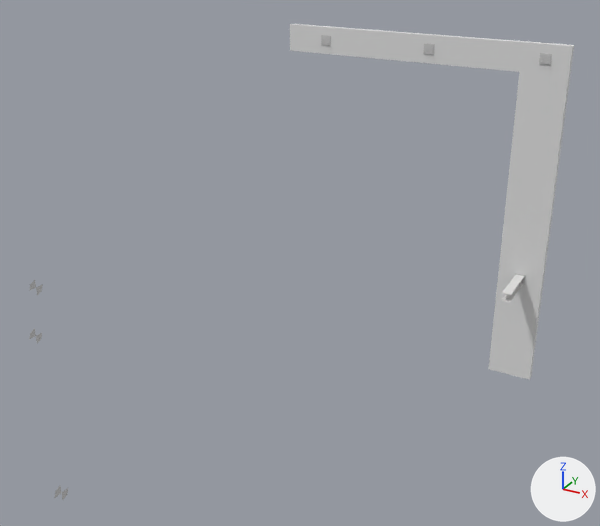
What one commit did to the OBJ model model/weld/weld.obj.
The view is the same before and after, from a 50 mm lens placed at (3.8, -17.4, 5.3), pointed at (-5.9, 0.2, -3.5). The axes (+X, +Y, +Z) are drawn at lower right. The lights are the same throughout. Where no turn or scale is listed for an object, it has been applied to the vertices.

Names of what the first picture shows: 'Weldingrevit'.
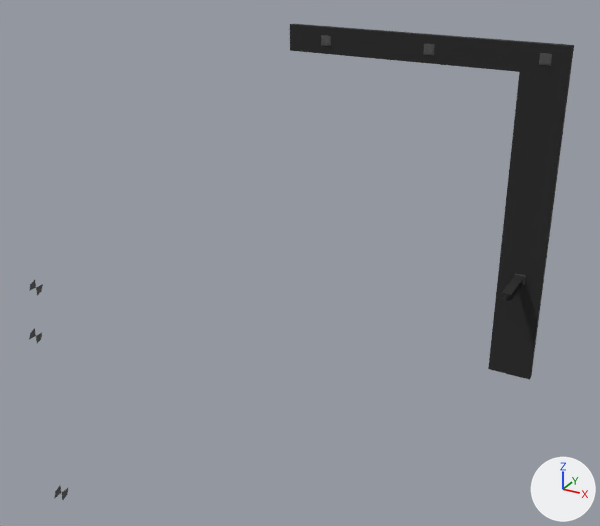
Commit message: updated weld

The change, as a diff of the scene's bpy script:
```diff
--- a/model/weld/weld.obj.py
+++ b/model/weld/weld.obj.py
@@ mat_material_0 @@
 mat_material_0 = principled_material('material_0')
-mat_material_0.base_color = (0.753, 0.753, 0.753)  # light grey #e1e1e1
+mat_material_0.base_color = (0.0195, 0.0195, 0.0195)  # black #262626
 mat_material_0.roughness = 1.0
@@ mat_material_1 @@
 mat_material_1 = principled_material('material_1')
-mat_material_1.base_color = (0.588, 0.588, 0.588)  # light grey #cacaca
+mat_material_1.base_color = (0.0908, 0.0908, 0.0908)  # dark grey #555555
 mat_material_1.roughness = 1.0
@@ mat_material_2 @@
 mat_material_2 = principled_material('material_2')
-mat_material_2.base_color = (0.741, 0.733, 0.725)  # light grey #dfdedd
+mat_material_2.base_color = (0.0155, 0.0153, 0.0152)  # black #212121
 mat_material_2.roughness = 1.0
```

Boxes [x1, y1, x2, y2] around the edits, measured in the pictures (600 x 526 px):
'Weldingrevit', recoloured (grey to black): [29, 24, 574, 500] in both
